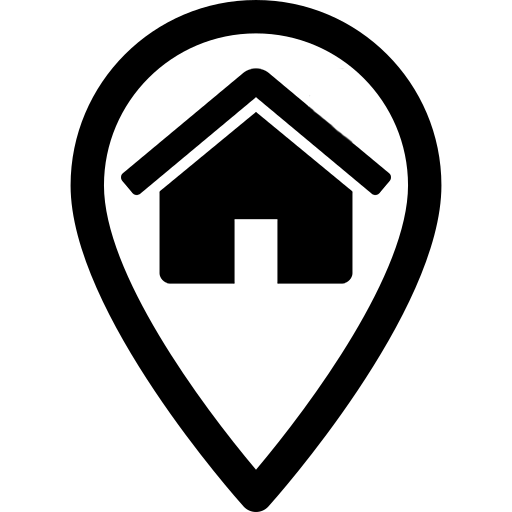
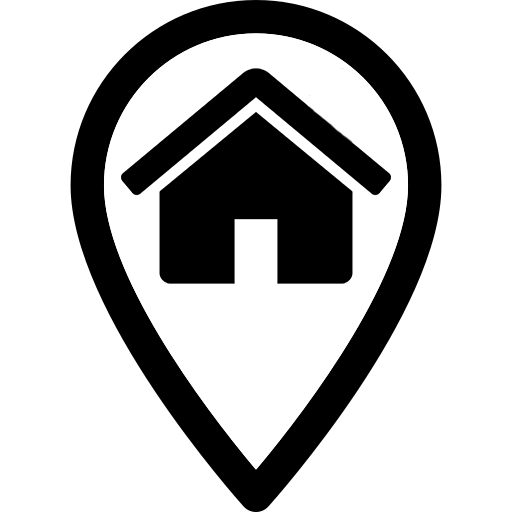
The second 512×512 image is a revision of the first. Changes to its layers:
painted on "Layer 0" over bbox(103, 33, 409, 469)
